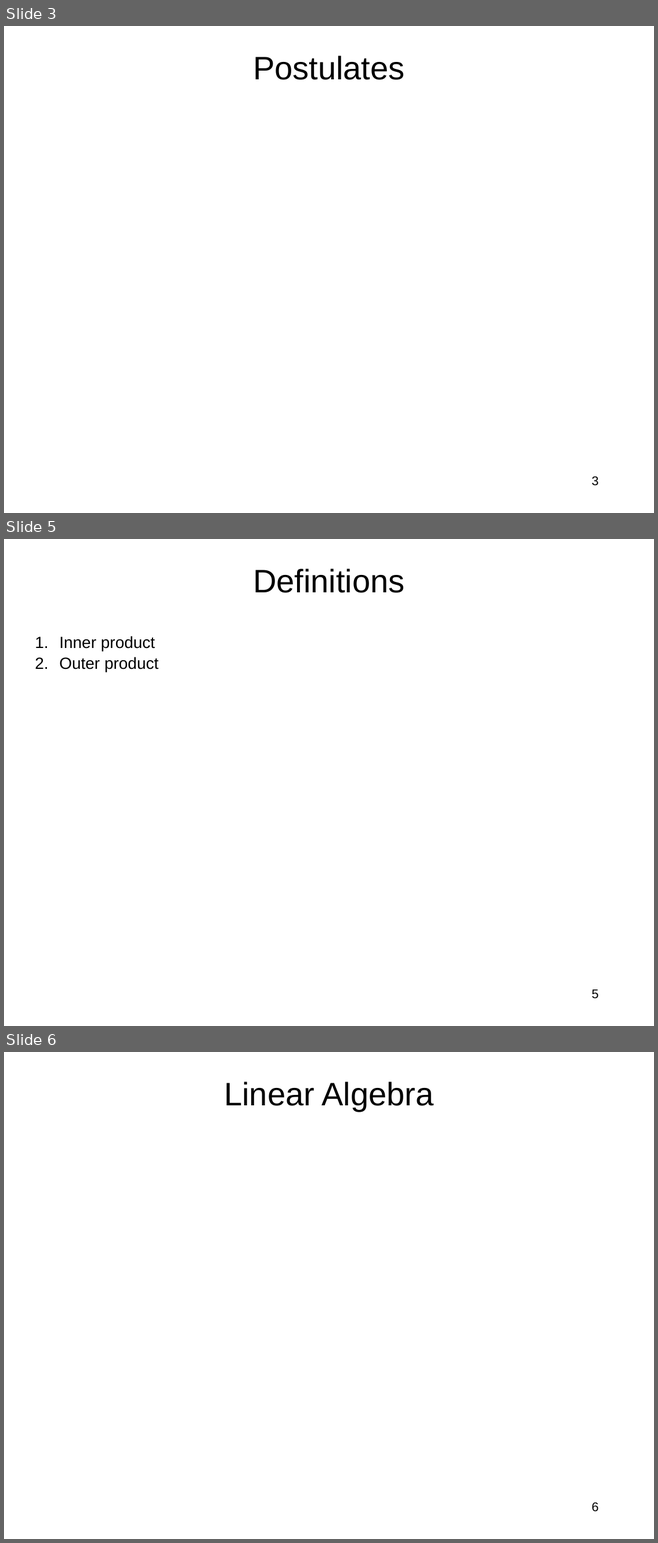
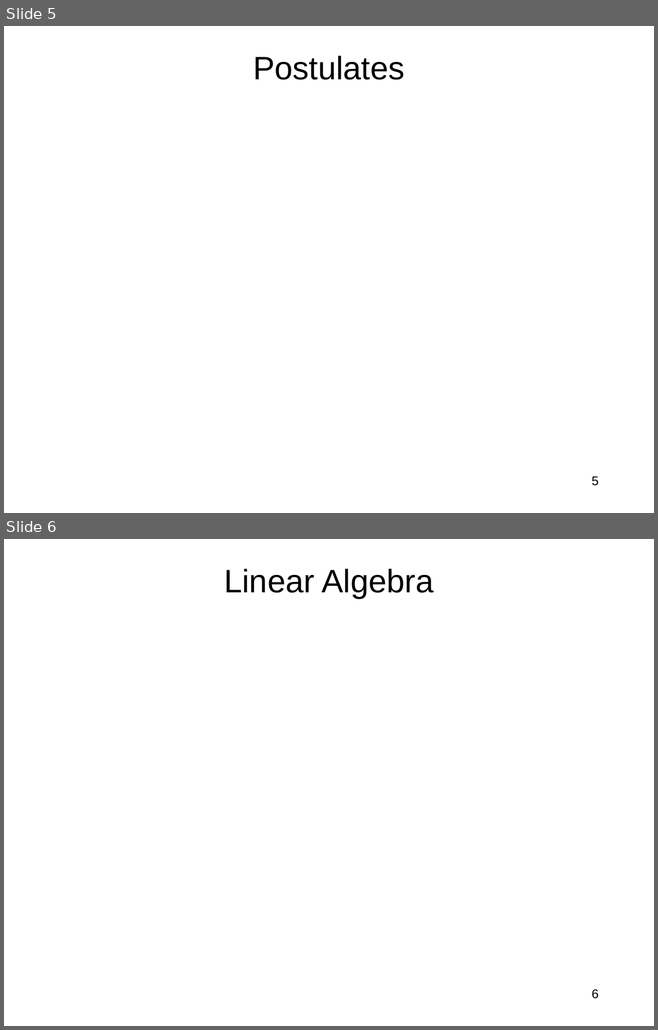
Before and after one commit to jlmucb/class_notes, a slide deck: BerkeleyClass/CS290Spring2013/Lectures/QC.pptx. Shown one above the other, each under a label of ours: slides 3, 5 and 6 before the commit, slides 5 and 6 after it; the slides between them are not shown. The pictures are 658x1543 and 658x1030 pixels, drawn with LibreOffice and Linux fonts; fonts in the diff are those of the drawing; grey boxes stand for pictures. Boxes give left, top, right and bottom in pixels: in the first picture for what was removed or moved away, otherwise in the second. Text is boxed around its words. In the diff, an @@ line names an element or a change of style, - is before the commit and + after.

```diff
--- a/BerkeleyClass/CS290Spring2013/Lectures/QC.pptx
+++ b/BerkeleyClass/CS290Spring2013/Lectures/QC.pptx
@@ slide 5 removed at [4, 539, 654, 1026], background #FFFFFF @@
@@ title removed at [253, 569, 404, 593] @@
-Definitions
@@ text removed at [59, 636, 158, 672] @@
-1. Inner product
-2. Outer product
@@ page number removed at [592, 990, 598, 999] @@
-5
@@ what was slide 3 is now slide 5 @@
@@ page number at [592, 477, 598, 486]: text changed @@
-3
+5
```
Also in this commit, not shown: 8 slides changed, 8 slides added, 2 other slides removed.
